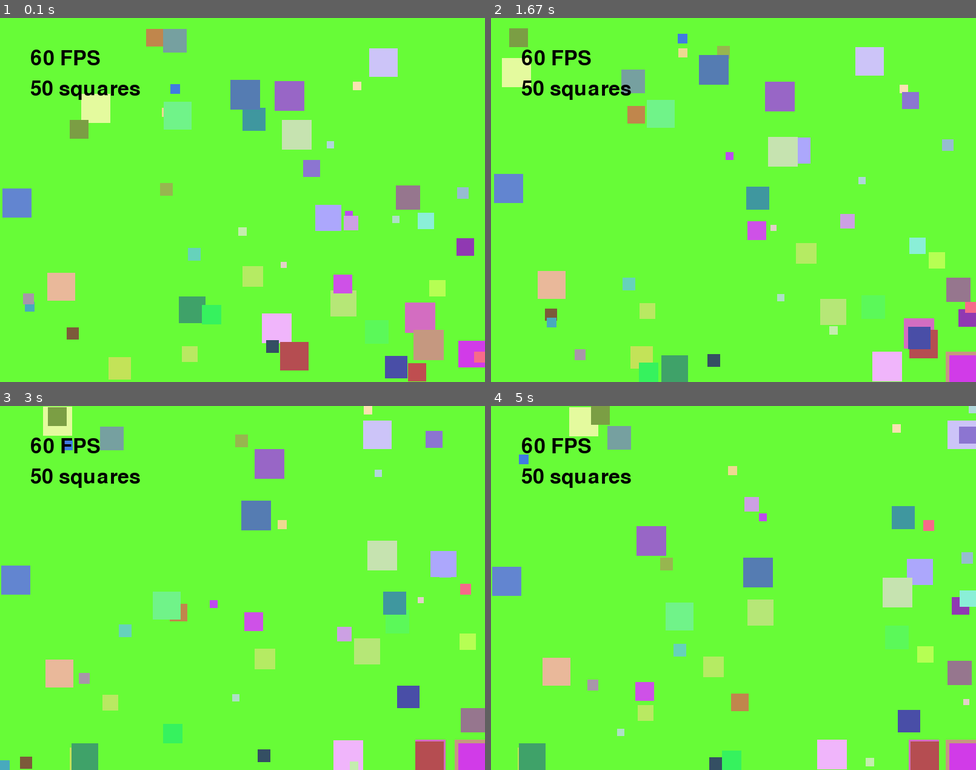
Above: before the commit, frames 1-4 (two rows, left to right).
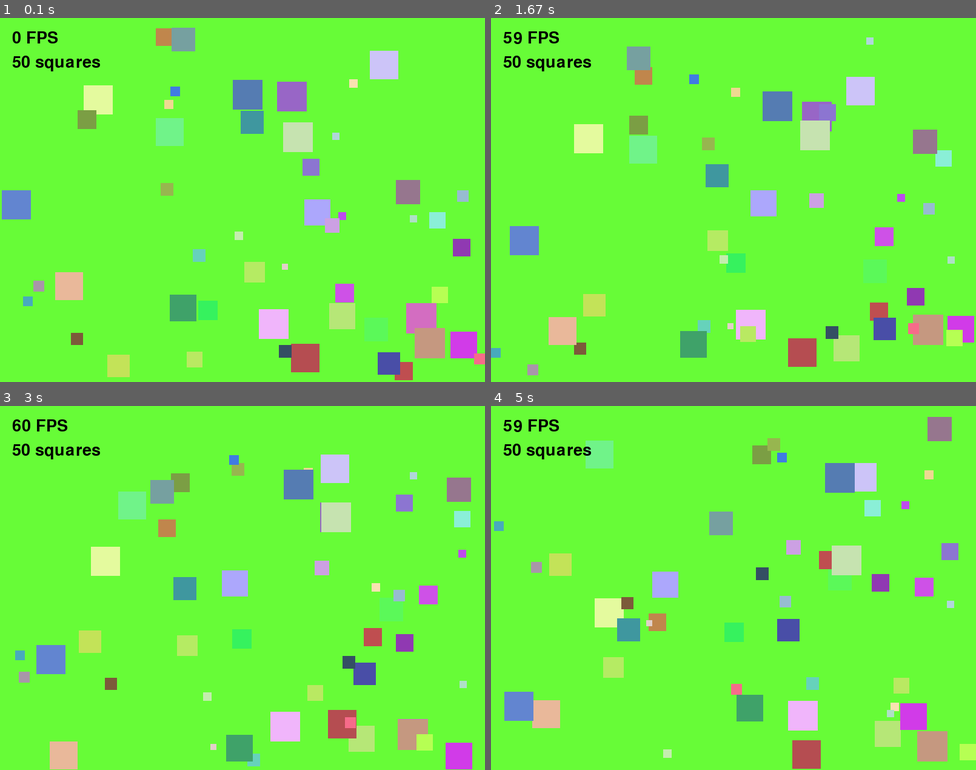
Above: after the commit, the same moments.

Repository: kevinotah/lab8-pygame
Game: pygame game, started from main.py
Same seed, same stepped clock (60 frames per second), same inputs: the game is played once before the commit and once after it.
Inputs:
- Up to frame 1 (0.1 s): no input
- Up to frame 2 (1.67 s): no input
- Up to frame 3 (3 s): no input
- Up to frame 4 (5 s): no input

The runs differ from the first frame. In frame 1, 8.3% of the frame differs, in the area x 0-100%, y 2-100%; in frame 2, 21%; in frame 3, 21%; in frame 4, 21%.

Commit message:
one big commmit

Diff:
--- a/main.py
+++ b/main.py
@@ -8,18 +8,20 @@
 SCREEN_WIDTH: int = 800
 SCREEN_HEIGHT: int = 600
 FPS: int = 60
+
 NUM_SQUARES: int = 50
-MAX_SPEED: float = 100
-FLEE_SCALE: float = 200
-CHASE_SCALE: float = 200
-
-danger_distance: float = 50
-
-font: pygame.font.Font = pygame.font.Font(None, 50)
-fps_surface: pygame.Surface = font.render(f"{FPS} FPS", True, 'Black')
 
 MIN_SIZE: int = 10
 MAX_SIZE: int = 50
+
+MAX_SPEED: float = 120.0
+MIN_SPEED: float = 40.0
+
+FLEE_FORCE: float = 200.0
+CHASE_FORCE: float = 400.0
+
+DANGER_DISTANCE: float = 50.0
+DANGER_DISTANCE_SQ: float = DANGER_DISTANCE ** 2
 
 WHITE: Tuple[int, int, int] = (255, 255, 255)
 BLACK: Tuple[int, int, int] = (0, 0, 0)
@@ -29,129 +31,124 @@
     return (
         random.randint(0, 255),
         random.randint(0, 255),
-        random.randint(0, 255)
+        random.randint(0, 255),
     )
 
 
-RANDOM_COLOUR: Tuple[int, int, int] = make_random_colour()
+BACKGROUND_COLOR: Tuple[int, int, int] = make_random_colour()
+
+font: pygame.font.Font = pygame.font.Font(None, 40)
+
+
+def normalize(dx: float, dy: float) -> Tuple[float, float]:
+    length: float = math.sqrt(dx * dx + dy * dy)
+    if length == 0:
+        return 0.0, 0.0
+    return dx / length, dy / length
+
+
+def clamp_velocity(vx: float, vy: float, max_speed: float) -> Tuple[float, float]:
+    speed: float = math.sqrt(vx * vx + vy * vy)
+    if speed > max_speed:
+        scale: float = max_speed / speed
+        return vx * scale, vy * scale
+    return vx, vy
 
 
 class Square:
-    """Represents a moving square on the screen."""
-
     def __init__(self) -> None:
         self.size: int = random.randint(MIN_SIZE, MAX_SIZE)
 
-        self.x: float = random.randint(0, SCREEN_WIDTH - self.size)
-        self.y: float = random.randint(0, SCREEN_HEIGHT - self.size)
+        self.x: float = random.uniform(0, SCREEN_WIDTH - self.size)
+        self.y: float = random.uniform(0, SCREEN_HEIGHT - self.size)
+
+        self.vx: float = random.uniform(-1, 1)
+        self.vy: float = random.uniform(-1, 1)
+        self.vx, self.vy = normalize(self.vx, self.vy)
+
+        initial_speed: float = random.uniform(40.0, MAX_SPEED)
+        self.vx *= initial_speed
+        self.vy *= initial_speed
 
         self.color: Tuple[int, int, int] = (
             random.randint(50, 255),
             random.randint(50, 255),
-            random.randint(50, 255)
+            random.randint(50, 255),
         )
 
-        self.angle: float = random.uniform(0, 2 * math.pi)
+        size_ratio: float = (self.size - MIN_SIZE) / (MAX_SIZE - MIN_SIZE)
+        self.max_speed: float = MIN_SPEED + (MAX_SPEED - MIN_SPEED) * (1 - size_ratio)
 
-        self.direction_timer: float = 0.0
-        self.direction_change_interval: float = random.uniform(0.5, 1.5)
-
-        size_ratio: float = (self.size - MIN_SIZE) / (MAX_SIZE - MIN_SIZE)
-        self.speed: float = MAX_SPEED * (1 - size_ratio)
-
-        self.lifespan: int = random.randint(30, 180)
+        self.lifespan: float = random.uniform(30, 180)
         self.age: float = 0.0
 
-    def update(self, all_squares: List['Square'], dt: float) -> None:
-        """Update position and handle bouncing."""
+    def compute_interaction(self, squares: List["Square"]) -> Tuple[float, float]:
+        force_x: float = 0.0
+        force_y: float = 0.0
 
-        self.direction_timer += dt
-        if self.direction_timer >= self.direction_change_interval:
-            self.angle = random.uniform(0, 2 * math.pi)
-            self.direction_timer = 0
-            self.direction_change_interval = random.uniform(0.5, 1.5)
+        size_factor: float = self.size / MAX_SIZE
 
-        base_vx: float = self.speed * math.cos(self.angle)
-        base_vy: float = self.speed * math.sin(self.angle)
+        for other in squares:
+            if other is self:
+                continue
 
-        flee_dx: float
-        flee_dy: float
-        flee_dx, flee_dy = self.compute_flee_vector(all_squares)
-        flee_vx: float = flee_dx * FLEE_SCALE
-        flee_vy: float = flee_dy * FLEE_SCALE
+            dx: float = self.x - other.x
+            dy: float = self.y - other.y
+            dist_sq: float = dx * dx + dy * dy
 
-        chase_dx: float
-        chase_dy: float
-        chase_dx, chase_dy = self.compute_chase_vector(all_squares)
-        chase_vx: float = chase_dx * CHASE_SCALE
-        chase_vy: float = chase_dy * CHASE_SCALE
+            if dist_sq == 0 or dist_sq > DANGER_DISTANCE_SQ:
+                continue
 
-        vx: float = base_vx + flee_vx - chase_vx
-        vy: float = base_vy + flee_vy - chase_vy
+            distance: float = math.sqrt(dist_sq)
+            dir_x, dir_y = dx / distance, dy / distance
 
-        self.x += vx * dt
-        self.y += vy * dt
+            closeness: float = 1.0 - (distance / DANGER_DISTANCE)
 
+            if other.size > self.size:
+                # flee (unchanged)
+                force_x += dir_x * FLEE_FORCE * size_factor
+                force_y += dir_y * FLEE_FORCE * size_factor
+            else:
+                # chase (stronger when closer)
+                chase_strength: float = CHASE_FORCE * size_factor * closeness
+                force_x -= dir_x * chase_strength
+                force_y -= dir_y * chase_strength
+
+        return force_x, force_y
+
+    def update(self, squares: List["Square"], dt: float) -> None:
+        force_x, force_y = self.compute_interaction(squares)
+
+        self.vx += force_x * dt
+        self.vy += force_y * dt
+
+        self.vx, self.vy = clamp_velocity(self.vx, self.vy, self.max_speed)
+
+        self.x += self.vx * dt
+        self.y += self.vy * dt
+
+        # bounce
         if self.x <= 0 or self.x >= SCREEN_WIDTH - self.size:
-            self.angle = math.pi - self.angle
-            # Clamp position so the square stays fully visible after bouncing.
+            self.vx *= -1
             self.x = max(0, min(SCREEN_WIDTH - self.size, self.x))
 
         if self.y <= 0 or self.y >= SCREEN_HEIGHT - self.size:
-            self.angle = -self.angle
-            # Clamp position so the square stays fully visible after bouncing.
+            self.vy *= -1
             self.y = max(0, min(SCREEN_HEIGHT - self.size, self.y))
 
-    def compute_flee_vector(self, all_squares: List['Square']) -> Tuple[float, float]:
-        """Return a push-away vector from bigger nearby squares."""
-        flee_dx: float = 0.0
-        flee_dy: float = 0.0
-
-        for other_square in all_squares:
-            if other_square is self:
-                continue
-
-            dx: float = self.x - other_square.x
-            dy: float = self.y - other_square.y
-            distance: float = math.sqrt(dx**2 + dy**2)
-
-            if other_square.size > self.size and distance < danger_distance and distance > 0:
-                direction_x: float = dx / distance
-                direction_y: float = dy / distance
-                flee_dx += direction_x
-                flee_dy += direction_y
-
-        return flee_dx, flee_dy
-
-    def compute_chase_vector(self, all_squares: List['Square']) -> Tuple[float, float]:
-        """Return a move-toward vector for smaller nearby squares."""
-        chase_dx: float = 0.0
-        chase_dy: float = 0.0
-
-        for other_square in all_squares:
-            if other_square is self:
-                continue
-
-            dx: float = self.x - other_square.x
-            dy: float = self.y - other_square.y
-            distance: float = math.sqrt(dx**2 + dy**2)
-
-            if other_square.size < self.size and distance < danger_distance and distance > 0:
-                direction_x: float = dx / distance
-                direction_y: float = dy / distance
-                chase_dx += direction_x
-                chase_dy += direction_y
-
-        return chase_dx, chase_dy
+        self.age += dt
 
     def draw(self, screen: pygame.Surface) -> None:
-        """Draw the square on the screen."""
-        pygame.draw.rect(screen, self.color, (self.x, self.y, self.size, self.size))
+        pygame.draw.rect(
+            screen,
+            self.color,
+            (self.x, self.y, self.size, self.size),
+        )
+
 
 def main() -> None:
-    """Main game loop."""
     screen: pygame.Surface = pygame.display.set_mode((SCREEN_WIDTH, SCREEN_HEIGHT))
-    pygame.display.set_caption("Random Moving Squares")
+    pygame.display.set_caption("Smart Squares")
     clock: pygame.time.Clock = pygame.time.Clock()
 
     squares: List[Square] = [Square() for _ in range(NUM_SQUARES)]
@@ -166,20 +163,31 @@
 
         for square in squares:
             square.update(squares, dt)
-            square.age += dt
 
-        screen.fill(RANDOM_COLOUR)
+        new_squares: List[Square] = []
         for square in squares:
             if square.age < square.lifespan:
-                square.draw(screen)
+                new_squares.append(square)
             else:
-                squares.remove(square)
-                squares.append(Square())
+                new_squares.append(Square())
 
-        number_of_squares: pygame.Surface = font.render(f"{len(squares)} squares", True, 'Black')
+        squares = new_squares
 
-        screen.blit(fps_surface, (50, 50))
-        screen.blit(number_of_squares, (50, 100))
+        screen.fill(BACKGROUND_COLOR)
+
+        for square in squares:
+            square.draw(screen)
+
+        fps_text: pygame.Surface = font.render(
+            f"{int(clock.get_fps())} FPS", True, BLACK
+        )
+        count_text: pygame.Surface = font.render(
+            f"{len(squares)} squares", True, BLACK
+        )
+
+        screen.blit(fps_text, (20, 20))
+        screen.blit(count_text, (20, 60))
+
         pygame.display.flip()
 
     pygame.quit()
Not shown, changed: .gitignore
